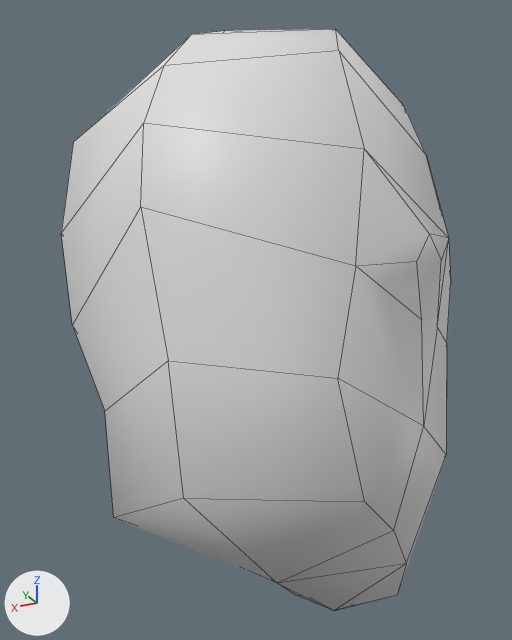
Two versions of the FBX model Assets/Models/Characters/Skull/base_skull.fbx, one commit apart.
Rendered twice from a 50 mm lens placed at (-0.397, 0.928, -0.404), pointed at (0.029, 0.077, -0.02). Every picture has the same lights, and +X, +Y and +Z are marked at lower left. Mesh edges are drawn as thin lines. Where no turn or scale is listed for an object, it has been applied to the vertices.

The first picture shows 'male_head_base.001'.
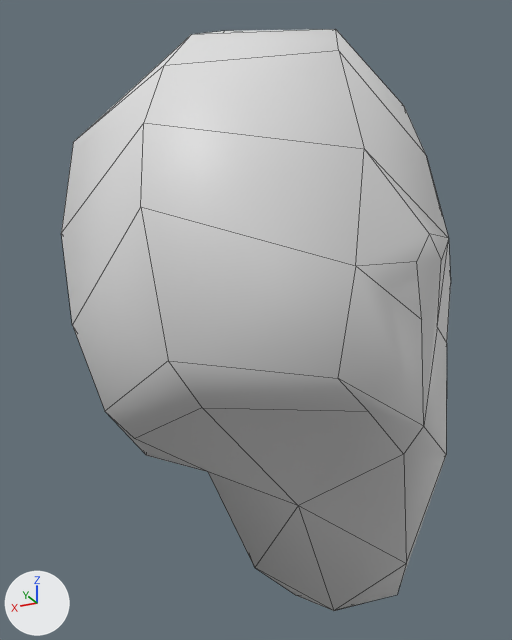
Where the newer file only moved an object's origin or applied its transform, the numbers keep the older frame.

What differs and where, as boxes [x1, y1, x2, y2] in the pictures (512 x 640 px; the box of a moved part takes in the faces that stretch with it):
part 1 of me_cube_004, moved or reshaped: [105, 361, 446, 611] in both

The change, as a diff of the scene's bpy script:
```diff
--- a/Assets/Models/Characters/Skull/base_skull.fbx.py
+++ b/Assets/Models/Characters/Skull/base_skull.fbx.py
@@ me_cube_004 @@
 me_cube_004.from_pydata(...)  # 98 vertices, 110 faces; spans x -0.251..0.253, y -0.28..0.408, z -0.41..0.376
 # used by ob_male_head_base_001; location = (0.0, 0.0, 0.0)
 # before: 17 (-0.155, 0.083, -0.321) at pixel (393, 530), 19 (0.0, 0.298, -0.301) at pixel (183, 498), 20 (-0.163, 0.211, -0.304) at pixel (364, 501), 22 (0.001, 0.073, -0.377) at pixel (277, 583), 68 (0.141, 0.083, -0.321)
 # before: 70 (0.154, 0.211, -0.304) at pixel (113, 517)
+# me_cube_004 part 1
+for i in [17, 22, 68]: me_cube_004.vertices[i].co += Vector((0.0, -0.071, 0.103))
+for i in [19, 20, 70]: me_cube_004.vertices[i].co += Vector((0.0, -0.031, 0.103))
 me_cube_004.materials.append(mat_material_007)
```
